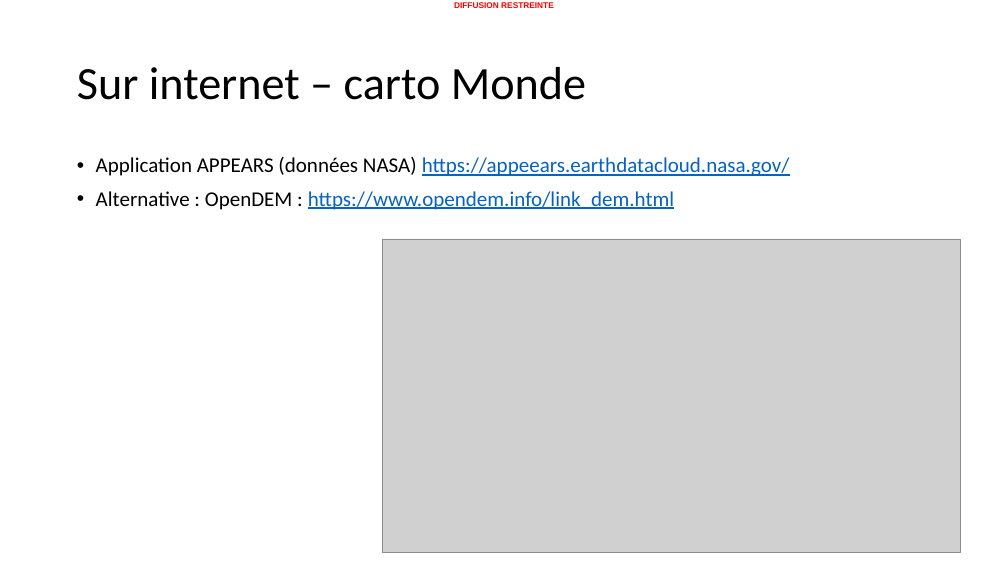
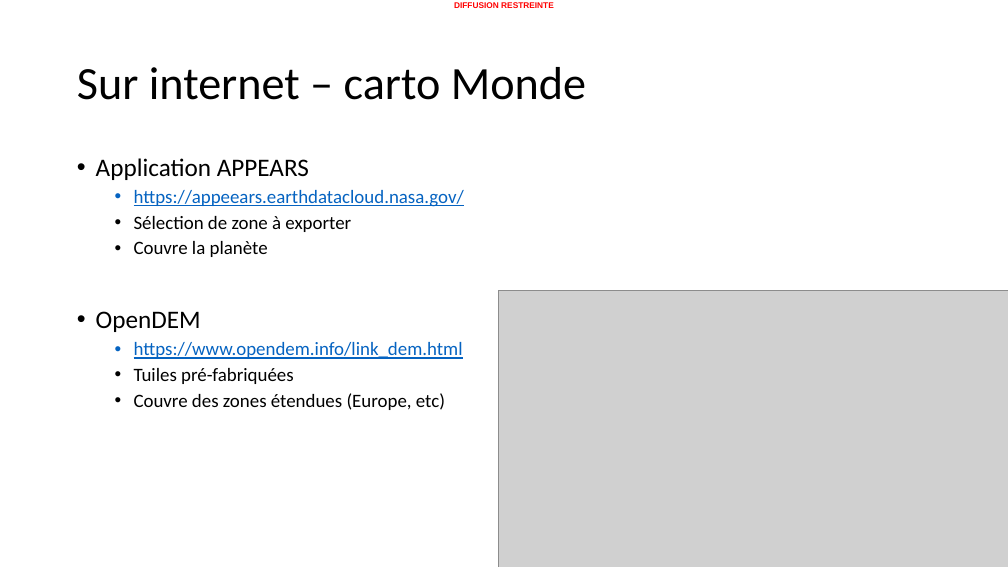
Before and after one commit to 20100dbg/OutilsGeo, a slide deck: slide 18 of cours/Guide - obtenir des cartes.pptx. Drawn at 1008x567 pixels with LibreOffice and Linux fonts; fonts in the diff are those of the drawing; grey boxes stand for pictures; background and template pictures are left out. Boxes give left, top, right and bottom in pixels: in the first picture for what was removed or moved away, otherwise in the second. Text is boxed around its words. In the diff, an @@ line names an element or a change of style, - is before the commit and + after.

```diff
--- a/cours/Guide - obtenir des cartes.pptx
+++ b/cours/Guide - obtenir des cartes.pptx
@@ text at <box>96,158,464,410</box>: text changed; size 20 to 18 pt; text colour #0563C1 to #000000 @@
-• Application APPEARS (données NASA) https://appeears.earthdatacloud.nasa.gov/
-• Alternative : OpenDEM : https://www.opendem.info/link_dem.html
+• Application APPEARS
+  • https://appeears.earthdatacloud.nasa.gov/
+  • Sélection de zone à exporter
+  • Couvre la planète
+• OpenDEM
+  • https://www.opendem.info/link_dem.html
+  • Tuiles pré-fabriquées
+  • Couvre des zones étendues (Europe, etc)
@@ picture: place and size @@
-picture at <box>383,239,961,553</box>
+picture at <box>499,291,1008,567</box>
```
Also in this commit, not shown: 5 other files.
